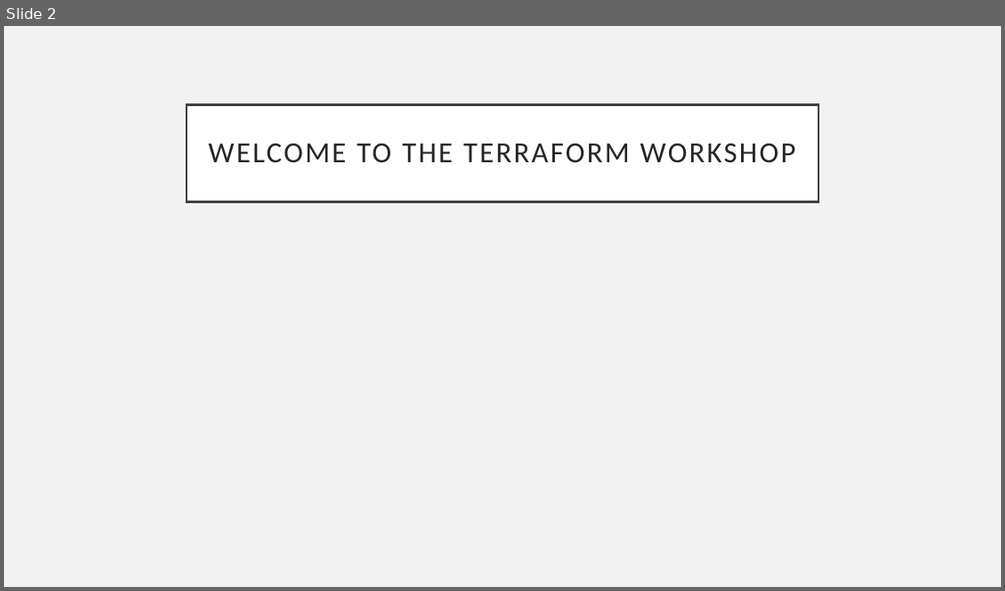
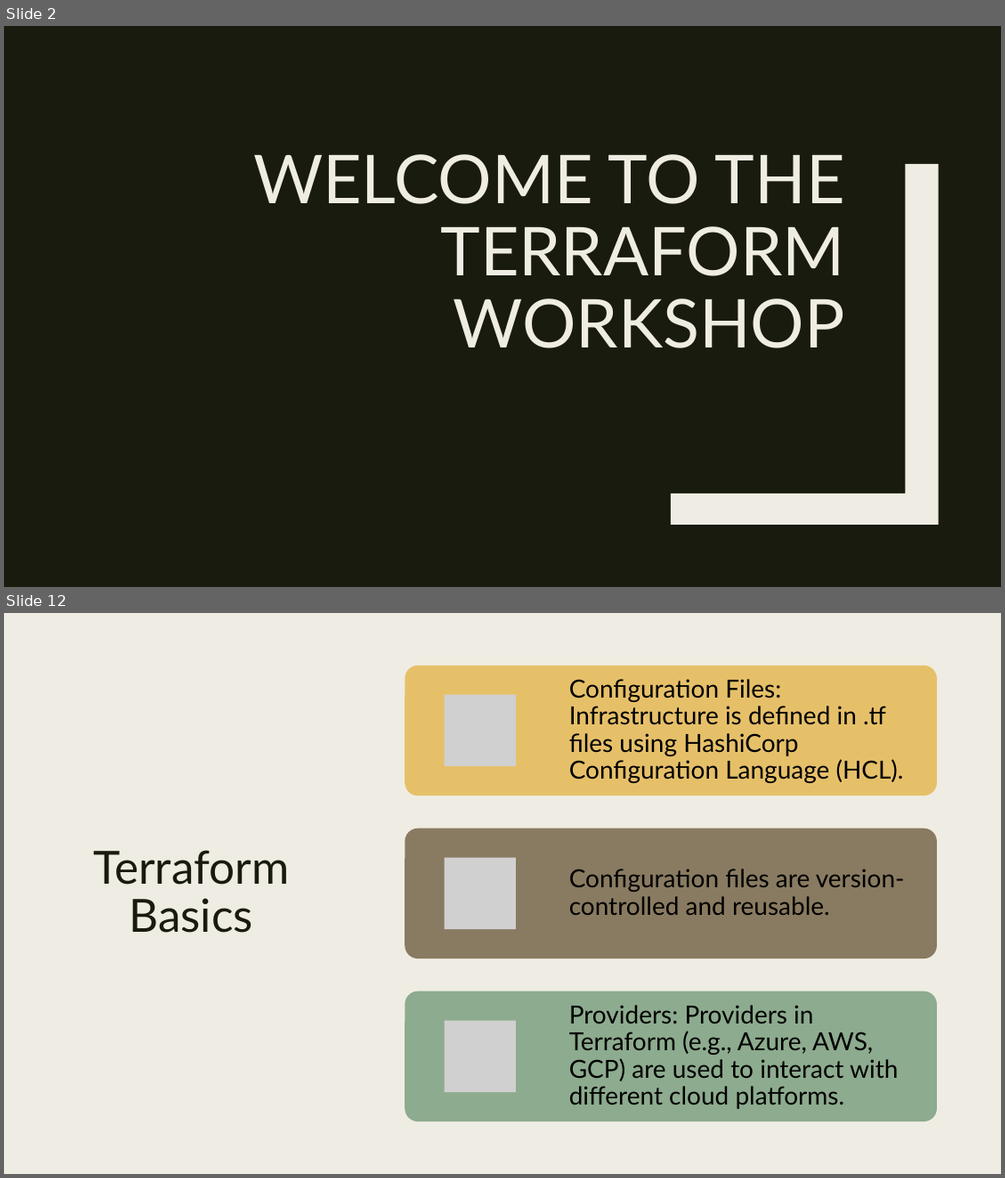
Before and after one commit to cwoodruff/terraform-workshop, a slide deck: slides/0-Introduction to Terraform.pptx. Shown one above the other, each under a label of ours: slide 2 before the commit, slides 2 and 12 after it; the slides between them are not shown. The pictures are 1005x591 and 1005x1178 pixels, drawn with LibreOffice and Linux fonts; fonts in the diff are those of the drawing; grey boxes stand for pictures. Boxes give left, top, right and bottom in pixels: in the first picture for what was removed or moved away, otherwise in the second. Text is boxed around its words. In the diff, an @@ line names an element or a change of style, - is before the commit and + after.

```diff
--- a/slides/0-Introduction to Terraform.pptx
+++ b/slides/0-Introduction to Terraform.pptx
@@ slide 12 added at <box>4,613,1001,1174</box>, background #EFEDE3 @@
@@ rectangle added at <box>4,613,1001,1174</box>, fill #EFEDE3 @@
@@ rectangle added at <box>43,613,62,1174</box>, fill #191B0E @@
@@ title added at <box>93,850,289,933</box>, 44 pt, text #191B0E @@
+Terraform Basics
@@ group added at <box>404,666,938,1121</box>: 3 rounded rectangles, 3 pictures, 3 texts @@
+Configuration Files: Infrastructure is defined in .tf files using HashiCorp Configuration Language (HCL).
+Configuration files are version-controlled and reusable.
+Providers: Providers in Terraform (e.g., Azure, AWS, GCP) are used to interact with different cloud platforms.
@@ slide 2 changed as well @@
@@ background #F2F2F2 to #191B0E @@
@@ title "WELCOME TO THE TERRAFORM WORKSHOP": place and size @@
-title "WELCOME TO THE TERRAFORM WORKSHOP" at <box>186,104,818,201</box>
+title "WELCOME TO THE TERRAFORM WORKSHOP" at <box>253,154,845,348</box>
@@ title "WELCOME TO THE TERRAFORM WORKSHOP" at <box>253,154,845,348</box>: size 28 to 64.8 pt, font Calibri to Lato, text colour #262626 to #EFEDE3, letter spacing 2 to 0 pt; alignment centre to right; line spacing 0.9 to 0.89; vertical alignment middle to bottom; fill #FFFFFF to none; outline #404040 2.5 pt to none @@
@@ freeform shape added at <box>671,164,938,524</box>, fill #EFEDE3 @@
```
Also in this commit, not shown: 3 other slides changed, 10 other slides added, 3 slides removed, 8 other files.
